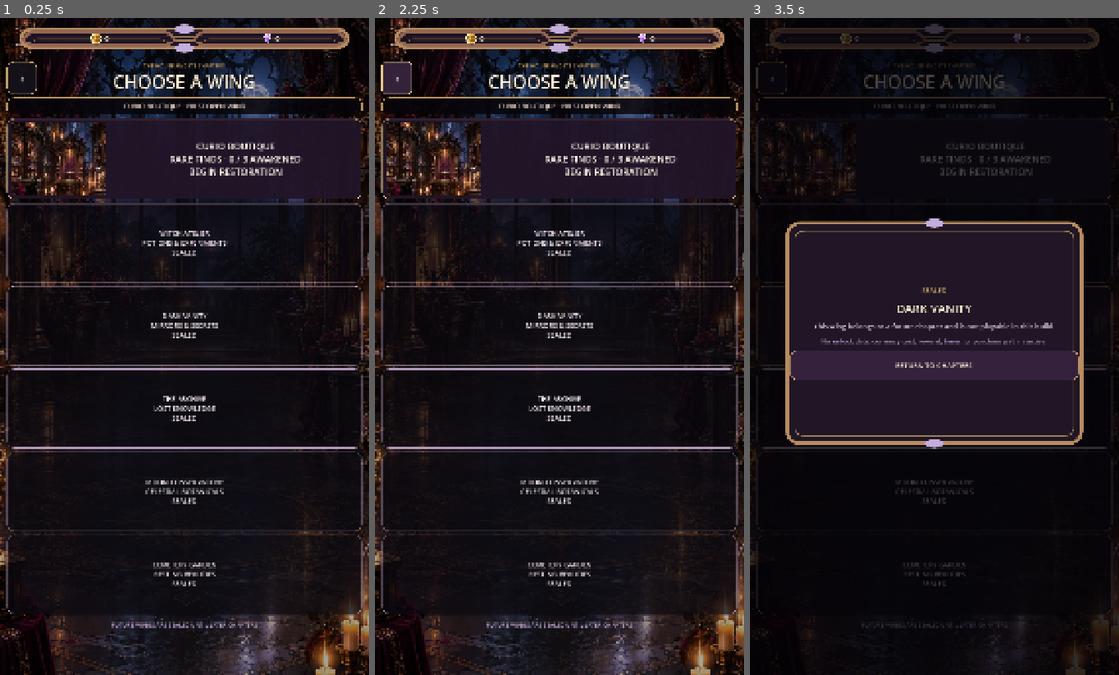
Above: before the commit, frames 1-3 (left to right).
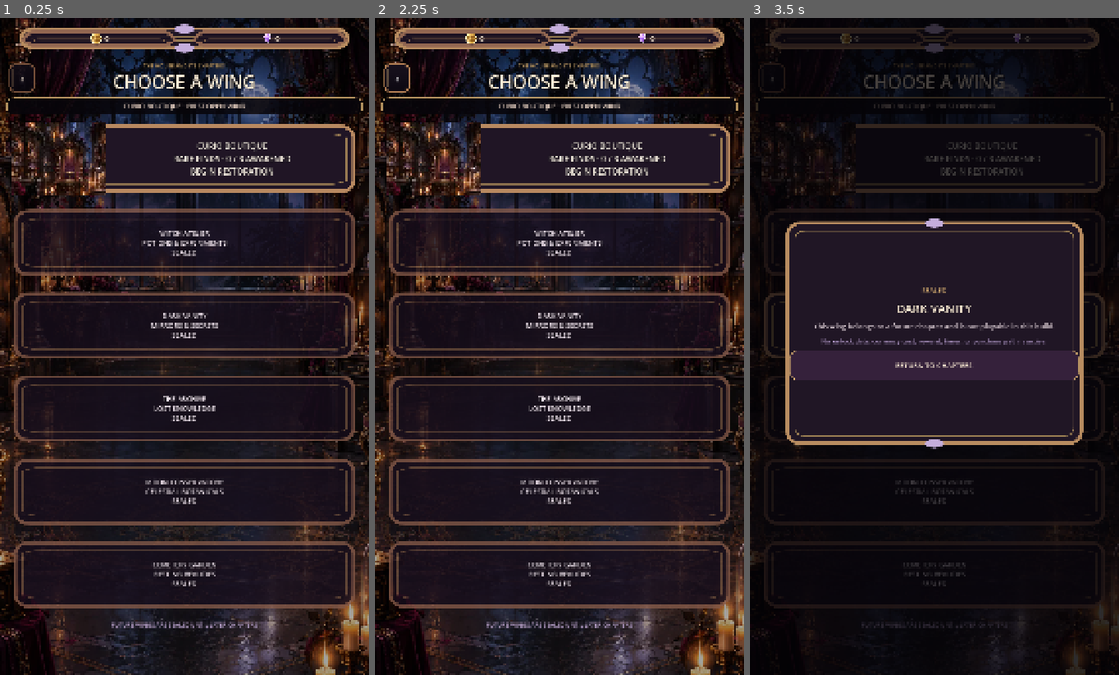
Above: after the commit, the same moments.

Repository: Jay-prodesign/akilta-match3
Game: Godot game, scene res://src/ui/map/chapter_select.tscn
Two runs of this game, one before a commit and one after it. Both use one fixed random seed, a clock stepped at 60 frames per second and the inputs below. This scene is started directly instead of the project's main scene.
Inputs:
- Up to frame 1 (0.25 s): no input
- Up to frame 2 (2.25 s): click "CURIO BOUTIQUE RARE FINDS · 0…" at 0.5 s; click "CURIO BOUTIQUE RARE FINDS · 0…" at 1.25 s; click "‹" at 2 s
- Up to frame 3 (3.5 s): click "DARK VANITY MIRRORS & SECRETS…" at 2.75 s

The runs differ from the first frame. In frame 1, 15% of the frame differs, in the area x 1-99%, y 6-91%; in frame 2, 16%; in frame 3, 3.7%.

Commit message:
Align Chapters with production interactive chrome (#108)
Replace S02 flat chapter slabs with verified interactive production chrome while preserving real Curio Boutique art and sealed future-wing truth.

Diff:
--- a/src/ui/map/chapter_select.gd
+++ b/src/ui/map/chapter_select.gd
@@ -8,6 +8,7 @@
 const ScreenArt = preload("res://src/ui/shared/screen_art_registry.gd")
 const TopResourceBar = preload("res://src/ui/shared/top_resource_bar.gd")
 const LockedExplanation = preload("res://src/ui/shared/locked_explanation.gd")
+const ProductionChrome = preload("res://src/ui/theme/production_chrome.gd")
 
 const OPENING_LEVEL_COUNT := 3
 const CURRENT_WING_ART_PATH := "res://assets/world/ch01_curio_boutique/prestart_curio_boutique_shared.webp"
@@ -32,6 +33,7 @@
 @onready var _back: Button = $Layout/ChapterHeader/HeaderBack
 @onready var _current: Button = $Layout/ChapterGrid/CurioBoutiqueButton
 @onready var _current_art: TextureRect = $Layout/ChapterGrid/CurioBoutiqueButton/CurrentWingArtwork
+@onready var _current_copy: Label = $Layout/ChapterGrid/CurioBoutiqueButton/CurrentWingCopy
 @onready var _witch_atelier: Button = $Layout/ChapterGrid/Chapter_witch_atelier
 @onready var _dark_vanity: Button = $Layout/ChapterGrid/Chapter_dark_vanity
 @onready var _archive: Button = $Layout/ChapterGrid/Chapter_archive
@@ -56,6 +58,8 @@
 		"cemetery_garden": _cemetery_garden,
 	}
 
+	ProductionChrome.apply_action_button(_back, "utility", "chapter_back")
+	ProductionChrome.apply_interactive_button(_current, true, "chapter_current")
 	_back.pressed.connect(func(): back_requested.emit())
 	_current.pressed.connect(func(): chapter_requested.emit("curio_boutique"))
 
@@ -72,6 +76,7 @@
 		button.set_meta("map_h", float(wing["h"]))
 		button.set_meta("chapter_state", "first_wing_open" if id == "curio_boutique" else "future_wings_locked")
 		if id != "curio_boutique":
+			ProductionChrome.apply_interactive_button(button, false, "chapter_locked")
 			button.tooltip_text = "%s · inspect why this future chapter remains sealed" % String(wing["name"]).capitalize()
 			button.pressed.connect(_show_sealed_wing.bind(id, String(wing["name"])))
 		hotspot_buttons.append(button)
@@ -126,18 +131,18 @@
 	var state := "first_wing_open"
 	if opening_complete:
 		state = "current_complete"
-		_current.text = "CURIO BOUTIQUE\nRARE FINDS · RESTORED 3 / 3\nREVISIT RITUALS"
+		_current_copy.text = "CURIO BOUTIQUE\nRARE FINDS · RESTORED 3 / 3\nREVISIT RITUALS"
 		_current.tooltip_text = "Curio Boutique · first cabinet set restored · Levels 1–3 replayable"
 		_chapter_summary.text = "CURIO BOUTIQUE RESTORED · REVISIT RITUALS"
 		_lock_reason.text = "FIVE WINGS SEALED · FUTURE CHAPTERS"
 	elif completed > 0:
 		state = "current_partial"
-		_current.text = "CURIO BOUTIQUE\nRARE FINDS · %d / %d AWAKENED\nCONTINUE RESTORATION" % [completed, OPENING_LEVEL_COUNT]
+		_current_copy.text = "CURIO BOUTIQUE\nRARE FINDS · %d / %d AWAKENED\nCONTINUE RESTORATION" % [completed, OPENING_LEVEL_COUNT]
 		_current.tooltip_text = "Curio Boutique · %d / %d opening displays awakened" % [completed, OPENING_LEVEL_COUNT]
 		_chapter_summary.text = "CURIO BOUTIQUE · %d / %d DISPLAYS AWAKENED" % [completed, OPENING_LEVEL_COUNT]
 		_lock_reason.text = "RESTORE THE CURRENT WING · FUTURE WINGS STAY SEALED"
 	else:
-		_current.text = "CURIO BOUTIQUE\nRARE FINDS · 0 / 3 AWAKENED\nBEGIN RESTORATION"
+		_current_copy.text = "CURIO BOUTIQUE\nRARE FINDS · 0 / 3 AWAKENED\nBEGIN RESTORATION"
 		_current.tooltip_text = "Curio Boutique · opening rituals · Levels 1–3"
 		_chapter_summary.text = "CURIO BOUTIQUE · FIRST OPEN WING"
 		_lock_reason.text = "FUTURE WINGS ARE SEALED UNTIL LATER CHAPTERS"
@@ -185,26 +190,15 @@
 		"chapter_descriptors_present": _witch_atelier.text.contains("POTIONS & EXPERIMENTS") and _dark_vanity.text.contains(" …(181 unchanged characters)…
 		"north_star_vertical_wing_list": _grid != null and _current.size.x >= _grid.size.x * 0.95 and _witch_atelier.size.x > …(300 unchanged characters)…
 		"current_wing_art_subordinate": _current_art != null and _current_art.anchor_right <= 0.31,
+		"asset_backed_wing_rows": [_current, _witch_atelier, _dark_vanity, _archive, _moon_conservatory, _cemetery_garden].all(func(button): return button.get_theme_stylebox("normal") is StyleBoxTexture),
+		"asset_backed_header_back": _back != null and _back.get_theme_stylebox("normal") is StyleBoxTexture and String(_back.get_meta("production_chrome_kind", "")) == "action_utility_chapter_back",
+		"current_copy_clears_thumbnail": _current != null and _current.text == "" and _current_copy != null and _current_copy.anchor_left >= 0.30 and _current_copy.anchor_right <= 0.97 and _current_copy.get_theme_font_size("font_size") <= 24,
+		"current_copy_scene_owned": _current_copy != null and _current_copy.get_parent() == _current and _current_copy.mouse_filter == Control.MOUSE_FILTER_IGNORE,
+		"runtime_style_factory": false,
 	}
 
 func _apply_current_style(button: Button, state: String) -> void:
 	button.disabled = false
 	button.add_theme_color_override("font_color", Color("#FFF7E9"))
-	var source := button.get_theme_stylebox("normal")
-	var box := source.duplicate() as StyleBoxFlat if source is StyleBoxFlat else StyleBoxFlat.new()
-	if state == "current_partial":
-		box.bg_color = Color("#30203A", 0.86)
-		box.border_color = Color("#F2D49A", 0.98)
-	elif state == "current_complete":
-		box.bg_color = Color("#182027", 0.82)
-		box.border_color = Color("#E4C67F", 0.98)
-	else:
-		box.bg_color = Color("#25172C", 0.84)
-		box.border_color = Color("#F2D49A", 0.98)
-	button.add_theme_stylebox_override("normal", box)
-	var hover := box.duplicate() as StyleBoxFlat
-	hover.bg_color = box.bg_color.lightened(0.08)
-	hover.border_color = Color("#FFF0B8")
-	button.add_theme_stylebox_override("hover", hover)
-	button.add_theme_stylebox_override("pressed", hover)
-	button.add_theme_stylebox_override("focus", hover)
+	ProductionChrome.apply_interactive_button(button, true, "chapter_current")
+	button.set_meta("chapter_visual_state", state)
--- a/src/ui/map/chapter_select.tscn
+++ b/src/ui/map/chapter_select.tscn
@@ -226,8 +226,26 @@
 theme_override_styles/hover = SubResource("CurrentHover")
 theme_override_styles/pressed = SubResource("CurrentHover")
 theme_override_styles/focus = SubResource("CurrentHover")
-text = "CURIO BOUTIQUE"
-alignment = 1
+text = ""
+alignment = 1
+
+[node name="CurrentWingCopy" type="Label" parent="Layout/ChapterGrid/CurioBoutiqueButton"]
+layout_mode = 1
+anchor_left = 0.31
+anchor_top = 0.12
+anchor_right = 0.96
+anchor_bottom = 0.88
+grow_horizontal = 2
+grow_vertical = 2
+mouse_filter = 2
+theme_override_colors/font_color = Color(1, 0.969, 0.914, 1)
+theme_override_colors/font_outline_color = Color(0.02, 0.014, 0.028, 0.96)
+theme_override_constants/outline_size = 3
+theme_override_font_sizes/font_size = 24
+text = "CURIO BOUTIQUE\nRARE FINDS · 0 / 3 AWAKENED\nBEGIN RESTORATION"
+horizontal_alignment = 1
+vertical_alignment = 1
+autowrap_mode = 2
 
 [node name="CurrentWingArtwork" type="TextureRect" parent="Layout/ChapterGrid/CurioBoutiqueButton"]
 layout_mode = 1
--- a/tests/integration/test_chapter_select_states.gd
+++ b/tests/integration/test_chapter_select_states.gd
@@ -22,7 +22,8 @@
 	await process_frame
 	_expect(screen.chapter_state("curio_boutique") == "first_wing_open", "fresh S02 must expose first_wing_open")
 	var current: Button = screen.get_chapter_button("curio_boutique")
-	_expect(current != null and current.text.contains("RARE FINDS") and current.text.contains("0 / 3 AWAKENED") and current.text.contains("BEGIN RESTORATION"), "fresh current wing copy")
+	var current_copy := screen.get_node_or_null("Layout/ChapterGrid/CurioBoutiqueButton/CurrentWingCopy") as Label
+	_expect(current != null and current_copy != null and current_copy.text.contains("RARE FINDS") and current_copy.text.contains("0 / 3 AWAKENED") and current_copy.text.contains("BEGIN RESTORATION"), "fresh current wing copy")
 	_expect(screen.has_method("chapter_visual_contract"), "S02 must expose its current-wing visual contract")
 	if screen.has_method("chapter_visual_contract"):
 		var visual_contract: Dictionary = screen.chapter_visual_contract()
@@ -39,6 +40,11 @@
 		_expect(bool(visual_contract.get("chapter_descriptors_present", false)), "S02 sealed wings must preserve their North Star chapter identities without fabricated art")
 		_expect(bool(visual_contract.get("north_star_vertical_wing_list", false)), "S02 must present the six House wings as a single North Star portrait list")
 		_expect(bool(visual_contract.get("current_wing_art_subordinate", false)), "S02 current wing artwork must remain a compact list thumbnail rather than consume the card")
+		_expect(bool(visual_contract.get("asset_backed_wing_rows", false)), "S02 current and sealed wing rows must use verified asset-backed interactive chrome")
+		_expect(bool(visual_contract.get("asset_backed_header_back", false)), "S02 back control must use verified utility action chrome")
+		_expect(bool(visual_contract.get("current_copy_clears_thumbnail", false)), "S02 current wing copy must clear the authored thumbnail instead of overlapping it")
+		_expect(bool(visual_contract.get("current_copy_scene_owned", false)), "S02 current wing copy must remain a scene-owned, non-intercepting child of the chapter hit target")
+		_expect(not bool(visual_contract.get("runtime_style_factory", true)), "S02 must not create StyleBox presentation resources at runtime")
 	_expect(screen.get_node_or_null("ResourceBar") != null, "S02 global resources header missing")
 	_expect(screen.get_node_or_null("Layout/ChapterHeader/HeaderBack") != null, "S02 header back missing")
 	var current_wing_art: TextureRect = current.get_node_or_null("CurrentWingArtwork") as TextureRect if current != null else null
@@ -78,7 +84,7 @@
 	screen.set_progress(partial)
 	await process_frame
 	_expect(screen.chapter_state("curio_boutique") == "current_partial", "2/3 S02 must expose current_partial")
-	_expect(current.text.contains("RARE FINDS") and current.text.contains("2 / 3 AWAKENED") and current.text.contains("CONTINUE RESTORATION"), "partial current-wing CTA truth")
+	_expect(current_copy.text.contains("RARE FINDS") and current_copy.text.contains("2 / 3 AWAKENED") and current_copy.text.contains("CONTINUE RESTORATION"), "partial current-wing CTA truth")
 	var resource_coin: Label = screen.get_node_or_null("ResourceBar/Resources/CoinResourceChip/HBoxContainer/CoinResource") as Label
 	if resource_coin == null:
 		resource_coin = screen.find_child("CoinResource", true, false) as Label
@@ -91,7 +97,7 @@
 	screen.set_progress(complete)
 	await process_frame
 	_expect(screen.chapter_state("curio_boutique") == "current_complete", "3/3 S02 must expose current_complete")
-	_expect(current.text.contains("RARE FINDS") and current.text.contains("RESTORED 3 / 3") and current.text.contains("REVISIT RITUALS"), "complete current-wing replay truth")
+	_expect(current_copy.text.contains("RARE FINDS") and current_copy.text.contains("RESTORED 3 / 3") and current_copy.text.contains("REVISIT RITUALS"), "complete current-wing replay truth")
 	var lock_reason: Label = screen.get_node_or_null("Layout/LockReason")
 	_expect(lock_reason != null and lock_reason.text.contains("FIVE WINGS SEALED"), "completed S02 must keep future-wing lock reason truthful")
 
--- a/tests/visual/capture_three_level_progression.gd
+++ b/tests/visual/capture_three_level_progression.gd
@@ -333,8 +333,9 @@
 	await _frames(2)
 	var completed_chapters = app.current_screen()
 	var completed_boutique: Button = completed_chapters.get_node_or_null("Layout/ChapterGrid/CurioBoutiqueButton") as Button
+	var completed_copy: Label = completed_chapters.get_node_or_null("Layout/ChapterGrid/CurioBoutiqueButton/CurrentWingCopy") as Label
 	var completed_summary: Label = completed_chapters.get_node_or_null("Layout/ChapterSummary") as Label
-	if completed_boutique == null or not completed_boutique.text.contains("RARE FINDS · RESTORED 3 / 3") or not completed_boutique.text.contains("REVISIT RITUALS"):
+	if completed_boutique == null or completed_copy == null or not completed_copy.text.contains("RARE FINDS · RESTORED 3 / 3") or not completed_copy.text.contains("REVISIT RITUALS"):
 		return _fail(app, "completed Chapter Select must identify the restored 3/3 Curio Boutique")
 	if completed_summary == null or not completed_summary.text.begins_with("CURIO BOUTIQUE RESTORED"):
 		return _fail(app, "completed Chapter Select must describe the restored opening wing")
@@ -379,16 +380,17 @@
 	await _frames(2)
 	var chapters = app.current_screen()
 	var boutique := chapters.get_node_or_null("Layout/ChapterGrid/CurioBoutiqueButton") as Button if chapters != null else null
+	var boutique_copy := chapters.get_node_or_null("Layout/ChapterGrid/CurioBoutiqueButton/CurrentWingCopy") as Label if chapters != null else null
 	var chapter_summary: Label = chapters.get_node_or_null("Layout/ChapterSummary") as Label if chapters != null else null
 	var completed_before := level_number - 1
-	if boutique == null or boutique.disabled:
+	if boutique == null or boutique_copy == null or boutique.disabled:
 		_fail(app, "Curio Boutique entry missing before Level %d" % level_number)
 		return false
 	if completed_before == 0:
-		if not boutique.text.contains("RARE FINDS · 0 / 3 AWAKENED") or not boutique.text.contains("BEGIN RESTORATION"):
+		if not boutique_copy.text.contains("RARE FINDS · 0 / 3 AWAKENED") or not boutique_copy.text.contains("BEGIN RESTORATION"):
 			_fail(app, "Chapter Select must begin at 0 / 3 before Level 1")
 			return false
-	elif not boutique.text.contains("RARE FINDS · %d / 3 AWAKENED" % completed_before) or not boutique.text.contains("CONTINUE RESTORATION"):
+	elif not boutique_copy.text.contains("RARE FINDS · %d / 3 AWAKENED" % completed_before) or not boutique_copy.text.contains("CONTINUE RESTORATION"):
 		_fail(app, "Chapter Select must reflect %d / 3 progress before Level %d" % [completed_before, level_number])
 		return false
 	if chapter_summary == null:
